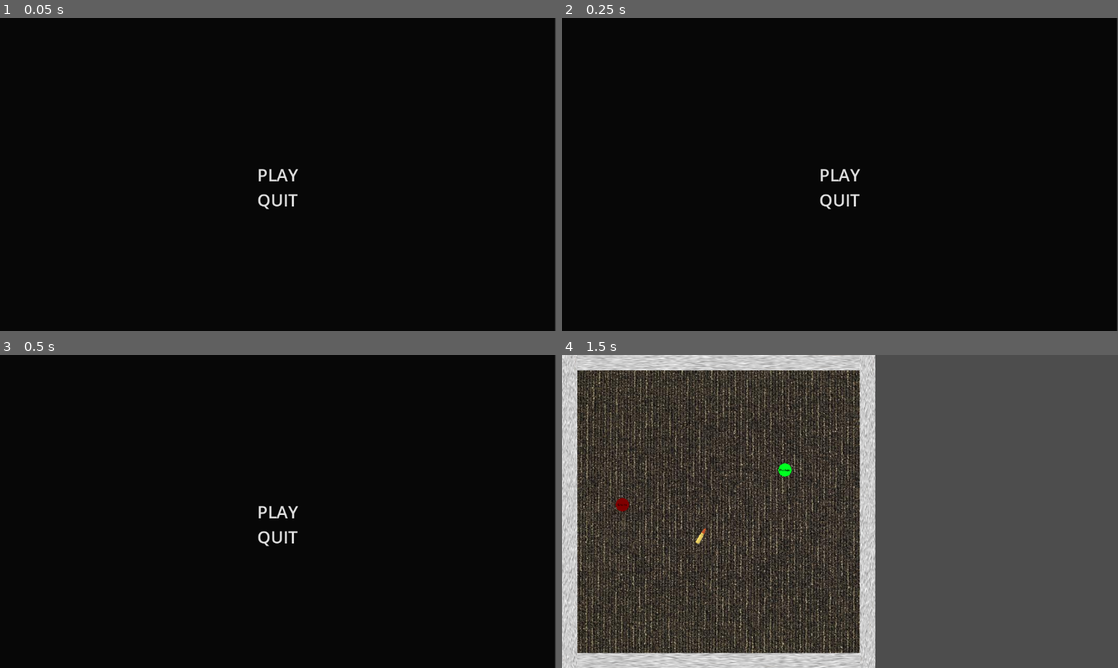
Above: before the commit, frames 1-4 (two rows, left to right).
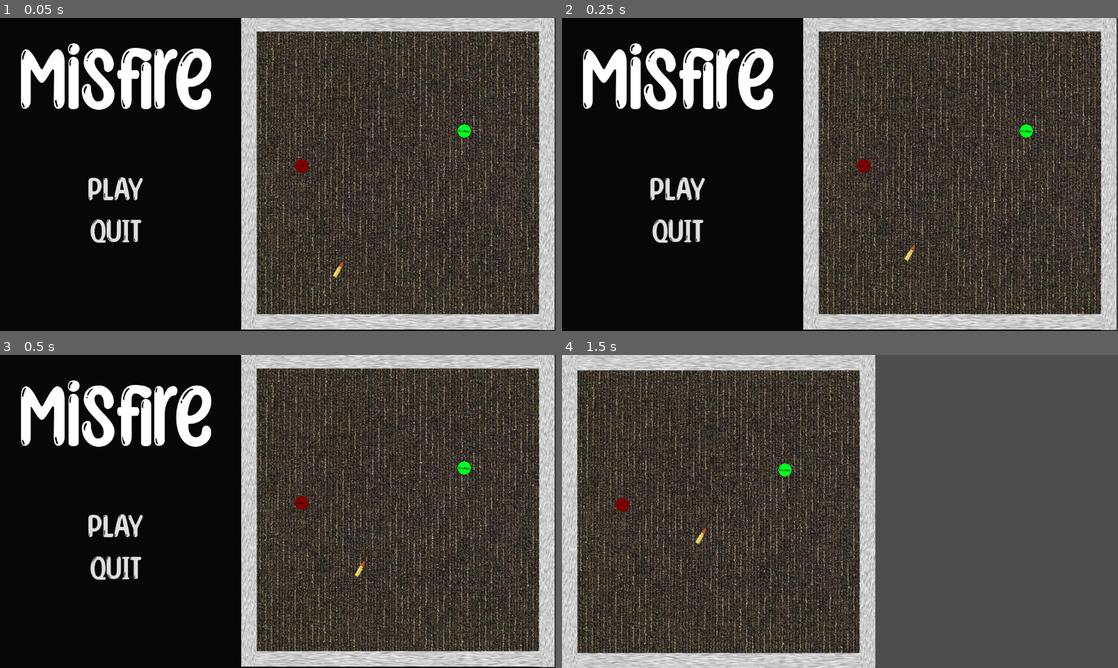
Above: after the commit, the same moments.

Repository: SKeppinger/BrackeysJam
Game: Godot game, scene res://scenes/main_menu/main_menu.tscn
Two runs of this game, one before a commit and one after it. Both use one fixed random seed, a clock stepped at 60 frames per second and the inputs below. This scene is started directly instead of the project's main scene.
Inputs:
- Up to frame 1 (0.05 s): no input
- Up to frame 2 (0.25 s): no input
- Up to frame 3 (0.5 s): no input
- Up to frame 4 (1.5 s): click "PLAY" at 0.5 s; tap Enter (ui_accept) at 1.25 s

The runs differ from the first frame. In frame 1, 57% of the frame differs, in the area x 3-100%, y 0-100%; in frame 2, 57%; in frame 3, 57%; in frame 4, nothing differs.
Error in both runs: Invalid call. Nonexistent function 'shoot' in base 'Nil'. (res://scenes/level/level.gd:23)

Commit message:
Created a template for the main menu, need a mainmenu level to finish

Diff:
--- a/scenes/main_menu/main_menu.tscn
+++ b/scenes/main_menu/main_menu.tscn
@@ -1,6 +1,8 @@
-[gd_scene load_steps=2 format=3 uid="uid://bdj87t1on3aao"]
+[gd_scene load_steps=4 format=3 uid="uid://bdj87t1on3aao"]
 
 [ext_resource type="Script" path="res://scenes/main_menu/main_menu.gd" id="1_f82u4"]
+[ext_resource type="FontFile" uid="uid://ccryk4uiat803" path="res://assets/fonts/SunnyspellsRegular-MV9ze.otf" id="2_xw5p0"]
+[ext_resource type="PackedScene" uid="uid://bybpi3mb3ch41" path="res://scenes/level/level.tscn" id="3_7fycj"]
 
 [node name="MainMenu" type="Control"]
 layout_mode = 3
@@ -24,14 +26,15 @@
 anchor_top = 0.5
 anchor_right = 0.5
 anchor_bottom = 0.5
-offset_left = -54.5
-offset_top = -24.0
-offset_right = 54.5
-offset_bottom = 24.0
+offset_left = -397.0
+offset_top = -2.5
+offset_right = -275.0
+offset_bottom = 66.5
 grow_horizontal = 2
 grow_vertical = 2
 focus_mode = 0
-theme_override_font_sizes/font_size = 35
+theme_override_fonts/font = ExtResource("2_xw5p0")
+theme_override_font_sizes/font_size = 75
 text = "PLAY"
 flat = true
 
@@ -42,17 +45,38 @@
 anchor_top = 0.5
 anchor_right = 0.5
 anchor_bottom = 0.5
-offset_left = -46.0
-offset_top = 23.5
-offset_right = 46.0
-offset_bottom = 80.5
+offset_left = -393.5
+offset_top = 84.5
+offset_right = -278.5
+offset_bottom = 153.5
 grow_horizontal = 2
 grow_vertical = 2
 focus_mode = 0
-theme_override_font_sizes/font_size = 35
+theme_override_fonts/font = ExtResource("2_xw5p0")
+theme_override_font_sizes/font_size = 75
 text = "QUIT
 "
 flat = true
 
+[node name="Label" type="Label" parent="."]
+layout_mode = 1
+anchors_preset = 8
+anchor_left = 0.5
+anchor_top = 0.5
+anchor_right = 0.5
+anchor_bottom = 0.5
+offset_left = -537.5
+offset_top = -272.5
+offset_right = -134.5
+offset_bottom = -111.5
+grow_horizontal = 2
+grow_vertical = 2
+theme_override_fonts/font = ExtResource("2_xw5p0")
+theme_override_font_sizes/font_size = 200
+text = "Misfire"
+
+[node name="Area2D" parent="." instance=ExtResource("3_7fycj")]
+position = Vector2(500, -4)
+
 [connection signal="pressed" from="ColorRect/Play" to="." method="_on_play_pressed"]
 [connection signal="pressed" from="ColorRect/Quit" to="." method="_on_quit_pressed"]
Binary file added: assets/fonts/SunnyspellsRegular-MV9ze.otf
Not shown, added: assets/fonts/SunnyspellsRegular-MV9ze.otf.import
